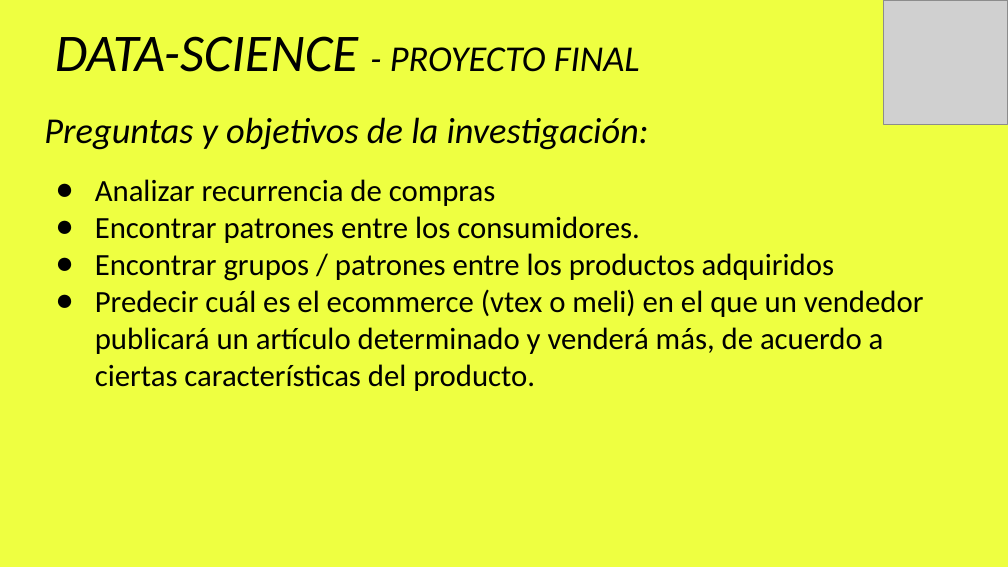
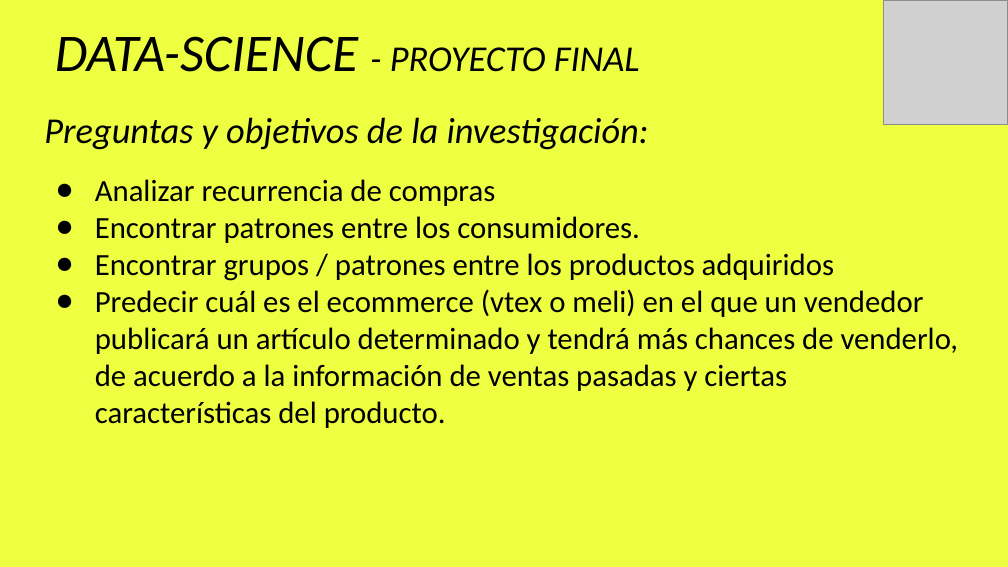
Before and after one commit to eliasguillermo/ds-ecommerce, a slide deck: slide 4 of PROYECTO FINAL.pptx. Drawn at 1008x567 pixels with LibreOffice and Linux fonts; fonts in the diff are those of the drawing; grey boxes stand for pictures. Boxes give left, top, right and bottom in pixels: in the first picture for what was removed or moved away, otherwise in the second. Text is boxed around its words. In the diff, an @@ line names an element or a change of style, - is before the commit and + after.

Commit message:
Modificaciones finales segunda entrega

```diff
--- a/PROYECTO FINAL.pptx
+++ b/PROYECTO FINAL.pptx
@@ subtitle at <box>95,289,959,428</box>: text changed @@
-● Predecir cuál es el ecommerce (vtex o meli) en el que un vendedor publicará un artículo determinado y venderá más, de acuerdo a ciertas características del producto.
+● Predecir cuál es el ecommerce (vtex o meli) en el que un vendedor publicará un artículo determinado y tendrá más chances de venderlo, de acuerdo a la información de ventas pasadas y ciertas características del producto.
```
Also in this commit, not shown: 1 other file.
